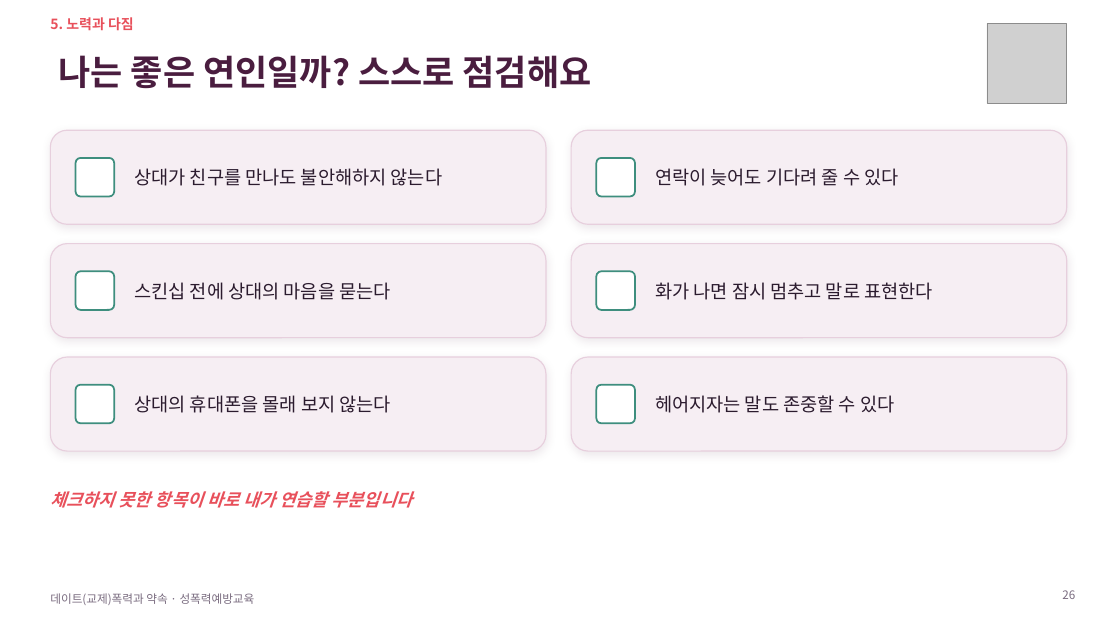
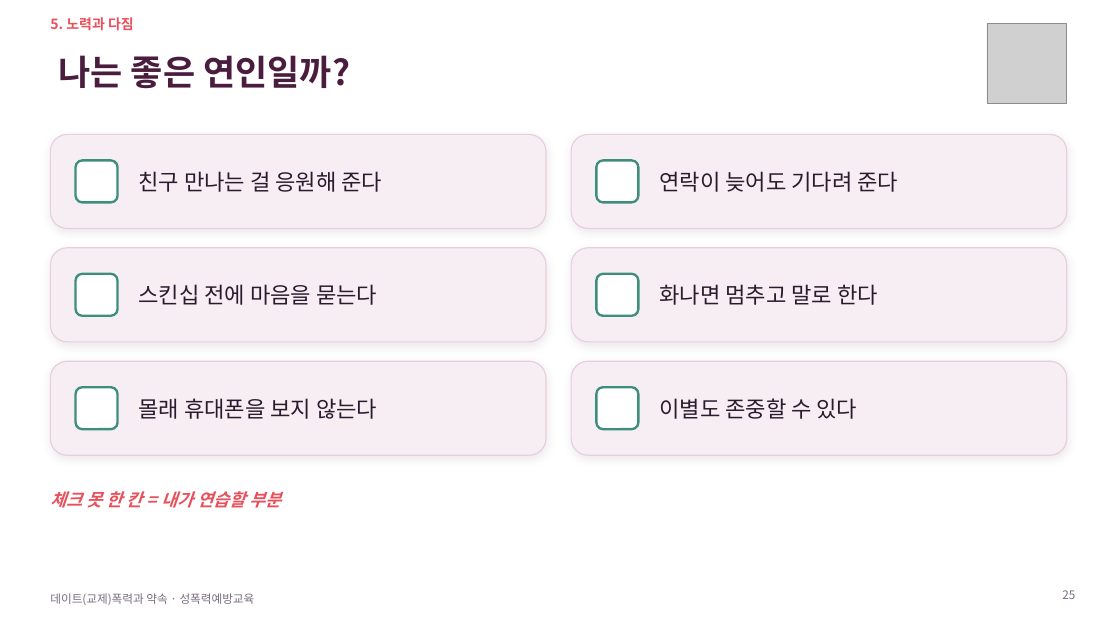
Before and after one commit to ash1234a/security-research-learning, a slide deck: slide 25 of 데이트폭력과_약속.pptx (slide 26 before the commit). Drawn at 1120x630 pixels with LibreOffice and Linux fonts; fonts in the diff are those of the drawing; grey boxes stand for pictures; background and template pictures are left out. Boxes give left, top, right and bottom in pixels: in the first picture for what was removed or moved away, otherwise in the second. Text is boxed around its words. In the diff, an @@ line names an element or a change of style, - is before the commit and + after.

```diff
--- a/데이트폭력과_약속.pptx
+++ b/데이트폭력과_약속.pptx
@@ title at (59,55,350,88): text changed @@
-나는 좋은 연인일까? 스스로 점검해요
+나는 좋은 연인일까?
@@ rounded rectangle: place and size @@
-rounded rectangle at (76,158,114,197)
+rounded rectangle at (76,160,118,202)
@@ text at (139,171,383,192): text changed; size 16 to 19 pt @@
-상대가 친구를 만나도 불안해하지 않는다
+친구 만나는 걸 응원해 준다
@@ rounded rectangle: place and size @@
-rounded rectangle at (597,158,635,197)
+rounded rectangle at (597,160,639,202)
@@ text at (659,171,898,192): text changed; size 16 to 19 pt @@
-연락이 늦어도 기다려 줄 수 있다
+연락이 늦어도 기다려 준다
@@ rounded rectangle: place and size @@
-rounded rectangle at (76,271,114,310)
+rounded rectangle at (76,274,118,316)
@@ text at (139,284,377,305): text changed; size 16 to 19 pt @@
-스킨십 전에 상대의 마음을 묻는다
+스킨십 전에 마음을 묻는다
@@ rounded rectangle: place and size @@
-rounded rectangle at (597,271,635,310)
+rounded rectangle at (597,274,639,316)
@@ text at (659,284,878,305): text changed; size 16 to 19 pt @@
-화가 나면 잠시 멈추고 말로 표현한다
+화나면 멈추고 말로 한다
@@ rounded rectangle: place and size @@
-rounded rectangle at (76,385,114,423)
+rounded rectangle at (76,387,118,429)
@@ 6 rounded rectangles: place and size @@
-6 rounded rectangles at (50,130,1067,451)
+6 rounded rectangles at (50,134,1067,455)
@@ outline #3E8E7E 1.5 pt to #3E8E7E 2 pt; proportions changed in 6 elements at (76,160,118,202), (597,160,639,202), (76,274,118,316), (597,274,639,316), (76,387,118,429), (597,387,639,429) @@
@@ rounded rectangle: place and size @@
-rounded rectangle at (597,385,635,423)
+rounded rectangle at (597,387,639,429)
@@ text at (139,398,377,419): text changed; size 16 to 19 pt @@
-상대의 휴대폰을 몰래 보지 않는다
+몰래 휴대폰을 보지 않는다
@@ text at (659,398,858,419): text changed; size 16 to 19 pt @@
-헤어지자는 말도 존중할 수 있다
+이별도 존중할 수 있다
@@ text at (50,491,281,508): text changed @@
-체크하지 못한 항목이 바로 내가 연습할 부분입니다
+체크 못 한 칸 = 내가 연습할 부분
```
Also in this commit, not shown: 20 other slides changed, 7 slides added, 8 slides removed.
